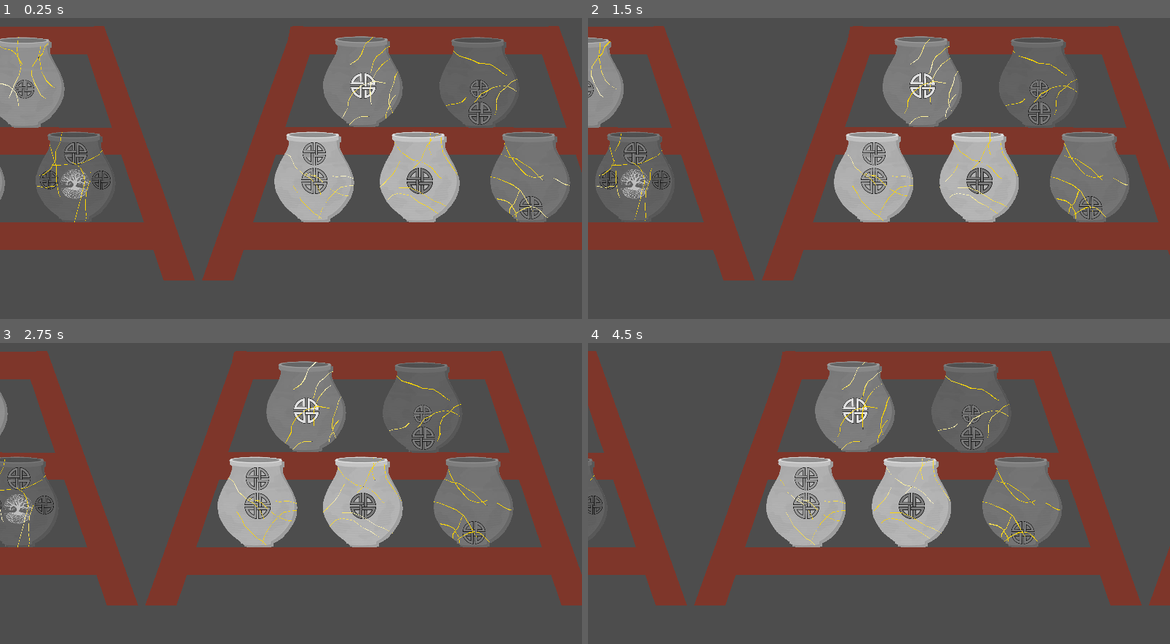
Above: before the commit, frames 1-4 (two rows, left to right).
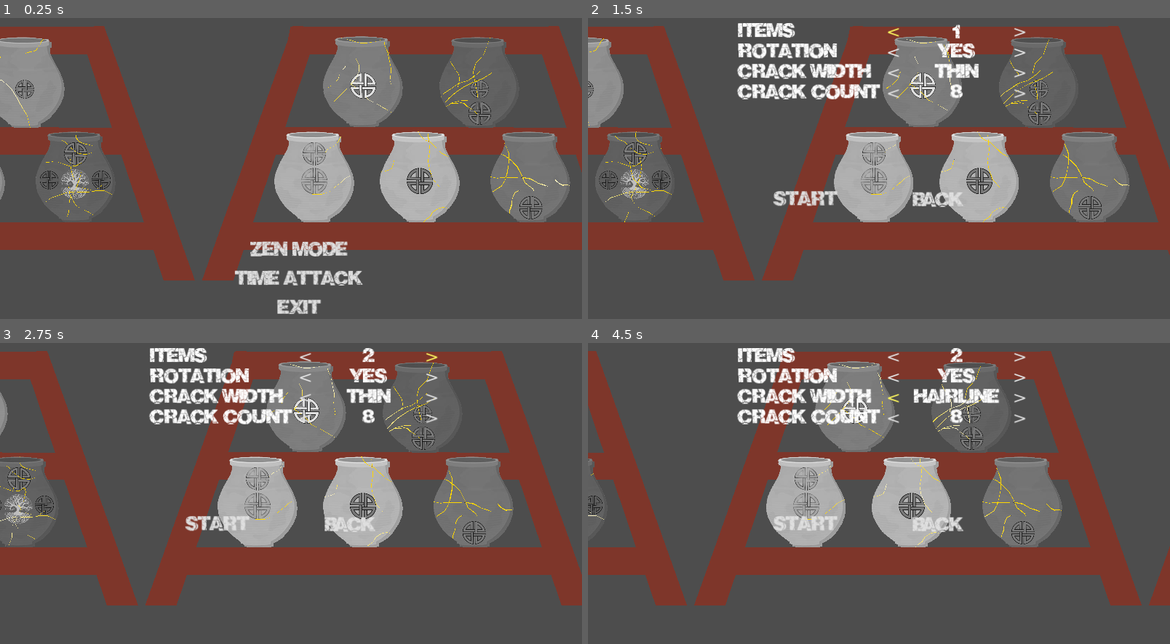
Above: after the commit, the same moments.

Repository: feyrkh/Exploratory
Game: Godot game, scene res://menu/TitleScreen.tscn
Same seed, same stepped clock (60 frames per second), same inputs: the game is played once before the commit and once after it.
Inputs (mouse positions are in pixels of both pictures, inside the frame that each line leads up to):
- Up to frame 1 (0.25 s): no input
- Up to frame 2 (1.5 s): click (884, 249) at 0.5 s, where only the run after the commit has a clickable "Zen Mode"; click (890, 30) at 1.25 s, where only the run after the commit has a clickable "<"
- Up to frame 3 (2.75 s): click (430, 355) at 2 s, where only the run after the commit has a clickable ">"
- Up to frame 4 (4.5 s): click (890, 376) at 2.75 s, where only the run after the commit has a clickable "<"; click (1018, 376) at 3.5 s, where only the run after the commit has a clickable ">"; click (890, 397) at 4.25 s, where only the run after the commit has a clickable "<"

The runs differ from the first frame. In frame 1, 3.1% of the frame differs, in the area x 0-98%, y 6-99%; in frame 2, 5.6%, in the area x 0-93%, y 1-68%; in frame 3, 5.3%; in frame 4, 5.3%.

Commit message:
Title screen and camera improvements

Diff:
--- a/menu/TitleScreen.gd
+++ b/menu/TitleScreen.gd
@@ -1,9 +1,45 @@
 extends Node2D
+
+const SETTINGS_PATH := "user://settings.cfg"
 
 var tables = []
 
+enum CrackWidth {HAIRLINE, THIN, MEDIUM, THICK}
+const crack_widths = {
+	CrackWidth.HAIRLINE: 0.05,
+	CrackWidth.THIN: 0.5,
+	CrackWidth.MEDIUM: 1.5,
+	CrackWidth.THICK: 3,
+}
+const crack_width_descs = {
+	CrackWidth.HAIRLINE: "hairline",
+	CrackWidth.THIN: "thin",
+	CrackWidth.MEDIUM: "medium",
+	CrackWidth.THICK: "thick",
+}
+
+const zen_min_settings = {
+	"crack_amount": 0
+}
+
+const time_attack_min_settings = {
+	"crack_amount": 5
+}
+
+var item_count := 1
+var rotation_enabled := true
+var crack_width := CrackWidth.THIN
+var crack_amount := 8
+
+var config_file := ConfigFile.new()
+var mode := "zen"
+
 # Called when the node enters the scene tree for the first time.
 func _ready():
+	find_child("MainMenu").visible = true
+	find_child("OptionsContainer").visible = false
+	load_config()
+	update_labels()
 	var offset = randi_range(0, 1000)
 	for i in range(5):
 		var new_table = load("res://menu/main/DemoTable.tscn").instantiate()
@@ -12,11 +48,101 @@
 		new_table.position = Vector2(i * 1000 - offset, 0)
 		tables.append(new_table)
 
+func _unhandled_key_input(event):
+	if event.is_action_pressed("ui_cancel") and find_child("OptionsContainer").visible:
+		_on_back_button_pressed()
 
-# Called every frame. 'delta' is the elapsed time since the previous frame.
+func load_config():
+	var err = config_file.load(SETTINGS_PATH)
+	item_count = config_file.get_value(mode, "item_count", 1)
+	rotation_enabled = config_file.get_value(mode, "rotation_enabled", true)
+	crack_width = config_file.get_value(mode, "crack_width", CrackWidth.THIN)
+	crack_amount = config_file.get_value(mode, "crack_amount", 8)
+
+func save_config():
+	config_file.set_value(mode, "item_count", item_count)
+	config_file.set_value(mode, "rotation_enabled", rotation_enabled)
+	config_file.set_value(mode, "crack_width", crack_width)
+	config_file.set_value(mode, "crack_amount", crack_amount)
+	config_file.save(SETTINGS_PATH)
+
 func _process(delta):
 	if tables[0].position.x < -1000:
 		tables[0].position = Vector2(tables[0].position.x + ((tables.size()) * 1000), 0)
 		#tables.append(new_table)
 		#tables[0].queue_free()
 		tables.append(tables.pop_front())
+
+func _on_exit_button_pressed():
+	get_tree().quit()
+
+func update_labels():
+	find_child("ItemCountAmount").text = str(item_count)
+	find_child("RotationAmount").text = "yes" if rotation_enabled else "no"
+	find_child("CrackWidthAmount").text = crack_width_descs.get(crack_width, "???")
+	find_child("CrackAmtAmount").text = str(crack_amount)
+
+func _on_item_count_decrease_pressed():
+	var amt = 1
+	if Input.is_key_pressed(KEY_SHIFT):
+		amt = 5
+	item_count = max(1, item_count-amt)
+	update_labels()
+
+func _on_item_count_increase_pressed():
+	var amt = 1
+	if Input.is_key_pressed(KEY_SHIFT):
+		amt = 5
+	item_count = min(10, item_count+amt)
+	update_labels()
+
+func _on_rotation_decrease_pressed():
+	rotation_enabled = !rotation_enabled
+	update_labels()
+
+func _on_crack_width_decrease_pressed():
+	crack_width = (crack_width - 1)
+	if crack_width < 0:
+		crack_width += CrackWidth.size()
+	update_labels()
+
+func _on_crack_width_increase_pressed():
+	crack_width = (crack_width + 1) % CrackWidth.size()
+	update_labels()
+
+func _on_crack_amt_decrease_pressed():
+	var min_allowed
+	match mode:
+		"zen": min_allowed = 0
+		"time": min_allowed = 5
+	var amt = 1
+	if Input.is_key_pressed(KEY_SHIFT):
+		amt = 5
+	crack_amount = max(min_allowed, crack_amount-amt)
+	update_labels()
+
+func _on_crack_amt_increase_pressed():
+	var amt = 1
+	if Input.is_key_pressed(KEY_SHIFT):
+		amt = 5
+	crack_amount = min(50, crack_amount+amt)
+	update_labels()
+
+func _on_back_button_pressed():
+	save_config()
+	find_child("OptionsContainer").visible = false
+	find_child("MainMenu").visible = true
+
+func _on_zen_button_pressed():
+	mode = "zen"
+	load_options_menu()
+
+func _on_time_button_pressed():
+	mode = "time"
+	load_options_menu()
+
+func load_options_menu():
+	load_config()
+	update_labels()
+	find_child("OptionsContainer").visible = true
+	find_child("MainMenu").visible = false
--- a/menu/TitleScreen.tscn
+++ b/menu/TitleScreen.tscn
@@ -1,6 +1,202 @@
-[gd_scene load_steps=2 format=3 uid="uid://cf3wlna5ki846"]
+[gd_scene load_steps=3 format=3 uid="uid://cf3wlna5ki846"]
 
 [ext_resource type="Script" path="res://menu/TitleScreen.gd" id="1_mpvbx"]
+[ext_resource type="Theme" uid="uid://p7fc7eiwupyw" path="res://theme/main_menu.tres" id="2_7feem"]
 
 [node name="TitleScreen" type="Node2D"]
 script = ExtResource("1_mpvbx")
+
+[node name="OptionsContainer" type="Control" parent="."]
+visible = false
+layout_mode = 3
+anchors_preset = 0
+offset_left = 512.0
+offset_top = 684.0
+offset_right = 800.0
+offset_bottom = 684.0
+
+[node name="OptionsGrid" type="GridContainer" parent="OptionsContainer"]
+offset_left = -182.0
+offset_top = -619.0
+offset_right = 453.0
+offset_bottom = -25.0
+columns = 4
+metadata/_edit_lock_ = true
+
+[node name="ItemCountLabel" type="Label" parent="OptionsContainer/OptionsGrid"]
+layout_mode = 2
+theme = ExtResource("2_7feem")
+text = "Items"
+metadata/_edit_lock_ = true
+
+[node name="ItemCountDecrease" type="Button" parent="OptionsContainer/OptionsGrid"]
+layout_mode = 2
+focus_mode = 0
+theme = ExtResource("2_7feem")
+text = "<"
+
+[node name="ItemCountAmount" type="Label" parent="OptionsContainer/OptionsGrid"]
+layout_mode = 2
+size_flags_horizontal = 3
+theme = ExtResource("2_7feem")
+text = "1"
+horizontal_alignment = 1
+metadata/_edit_lock_ = true
+
+[node name="ItemCountIncrease" type="Button" parent="OptionsContainer/OptionsGrid"]
+layout_mode = 2
+focus_mode = 0
+theme = ExtResource("2_7feem")
+text = ">"
+
+[node name="RotationLabel" type="Label" parent="OptionsContainer/OptionsGrid"]
+layout_mode = 2
+theme = ExtResource("2_7feem")
+text = "Rotation"
+metadata/_edit_lock_ = true
+
+[node name="RotationDecrease" type="Button" parent="OptionsContainer/OptionsGrid"]
+layout_mode = 2
+focus_mode = 0
+theme = ExtResource("2_7feem")
+text = "<"
+
+[node name="RotationAmount" type="Label" parent="OptionsContainer/OptionsGrid"]
+layout_mode = 2
+size_flags_horizontal = 3
+theme = ExtResource("2_7feem")
+text = "yes"
+horizontal_alignment = 1
+metadata/_edit_lock_ = true
+
+[node name="RotationIncrease" type="Button" parent="OptionsContainer/OptionsGrid"]
+layout_mode = 2
+focus_mode = 0
+theme = ExtResource("2_7feem")
+text = ">"
+
+[node name="CrackWidthLabel" type="Label" parent="OptionsContainer/OptionsGrid"]
+layout_mode = 2
+theme = ExtResource("2_7feem")
+text = "Crack Width "
+metadata/_edit_lock_ = true
+
+[node name="CrackWidthDecrease" type="Button" parent="OptionsContainer/OptionsGrid"]
+layout_mode = 2
+focus_mode = 0
+theme = ExtResource("2_7feem")
+text = "<"
+
+[node name="CrackWidthAmount" type="Label" parent="OptionsContainer/OptionsGrid"]
+layout_mode = 2
+size_flags_horizontal = 3
+theme = ExtResource("2_7feem")
+text = "Thin"
+horizontal_alignment = 1
+metadata/_edit_lock_ = true
+
+[node name="CrackWidthIncrease" type="Button" parent="OptionsContainer/OptionsGrid"]
+layout_mode = 2
+focus_mode = 0
+theme = ExtResource("2_7feem")
+text = ">"
+
+[node name="CrackAmtLabel" type="Label" parent="OptionsContainer/OptionsGrid"]
+layout_mode = 2
+theme = ExtResource("2_7feem")
+text = "Crack Count "
+metadata/_edit_lock_ = true
+
+[node name="CrackAmtDecrease" type="Button" parent="OptionsContainer/OptionsGrid"]
+layout_mode = 2
+focus_mode = 0
+theme = ExtResource("2_7feem")
+text = "<"
+
+[node name="CrackAmtAmount" type="Label" parent="OptionsContainer/OptionsGrid"]
+layout_mode = 2
+size_flags_horizontal = 3
+theme = ExtResource("2_7feem")
+text = "6"
+horizontal_alignment = 1
+metadata/_edit_lock_ = true
+
+[node name="CrackAmtIncrease" type="Button" parent="OptionsContainer/OptionsGrid"]
+layout_mode = 2
+focus_mode = 0
+theme = ExtResource("2_7feem")
+text = ">"
+
+[node name="StartButton" type="Button" parent="OptionsContainer"]
+layout_mode = 2
+offset_left = -104.0
+offset_top = -249.0
+offset_right = 36.0
+offset_bottom = -210.0
+focus_mode = 0
+theme = ExtResource("2_7feem")
+text = "Start"
+alignment = 0
+
+[node name="BackButton" type="Button" parent="OptionsContainer"]
+layout_mode = 2
+offset_left = 202.0
+offset_top = -247.0
+offset_right = 344.0
+offset_bottom = -208.0
+focus_mode = 0
+theme = ExtResource("2_7feem")
+text = "Back"
+alignment = 0
+
+[node name="MainMenu" type="VBoxContainer" parent="."]
+offset_left = 514.0
+offset_top = 538.0
+offset_right = 802.0
+offset_bottom = 726.0
+
+[node name="ZenButton" type="Button" parent="MainMenu"]
+custom_minimum_size = Vector2(0, 60)
+layout_mode = 2
+focus_mode = 0
+theme = ExtResource("2_7feem")
+text = "Zen Mode"
+metadata/_edit_lock_ = true
+
+[node name="TimeButton" type="Button" parent="MainMenu"]
+custom_minimum_size = Vector2(0, 60)
+layout_mode = 2
+focus_mode = 0
+theme = ExtResource("2_7feem")
+text = "Time Attack"
+metadata/_edit_lock_ = true
+
+[node name="OptionsButton" type="Button" parent="MainMenu"]
+visible = false
+layout_mode = 2
+focus_mode = 0
+theme = ExtResource("2_7feem")
+text = "Options"
+metadata/_edit_lock_ = true
+
+[node name="ExitButton" type="Button" parent="MainMenu"]
+custom_minimum_size = Vector2(0, 60)
+layout_mode = 2
+focus_mode = 0
+theme = ExtResource("2_7feem")
+text = "Exit"
+metadata/_edit_lock_ = true
+
+[connection signal="pressed" from="OptionsContainer/OptionsGrid/ItemCountDecrease" to="." method="_on_item_count_decrease_pressed"]
+[connection signal="pressed" from="OptionsContainer/OptionsGrid/ItemCountIncrease" to="." method="_on_item_count_increase_pressed"]
+[connection signal="pressed" from="OptionsContainer/OptionsGrid/RotationDecrease" to="." method="_on_rotation_decrease_pressed"]
+[connection signal="pressed" from="OptionsContainer/OptionsGrid/RotationIncrease" to="." method="_on_rotation_decrease_pressed"]
+[connection signal="pressed" from="OptionsContainer/OptionsGrid/CrackWidthDecrease" to="." method="_on_crack_width_decrease_pressed"]
+[connection signal="pressed" from="OptionsContainer/OptionsGrid/CrackWidthIncrease" to="." method="_on_crack_width_increase_pressed"]
+[connection signal="pressed" from="OptionsContainer/OptionsGrid/CrackAmtDecrease" to="." method="_on_crack_amt_decrease_pressed"]
+[connection signal="pressed" from="OptionsContainer/OptionsGrid/CrackAmtIncrease" to="." method="_on_crack_amt_increase_pressed"]
+[connection signal="pressed" from="OptionsContainer/StartButton" to="." method="_on_back_button_pressed"]
+[connection signal="pressed" from="OptionsContainer/BackButton" to="." method="_on_back_button_pressed"]
+[connection signal="pressed" from="MainMenu/ZenButton" to="." method="_on_zen_button_pressed"]
+[connection signal="pressed" from="MainMenu/TimeButton" to="." method="_on_time_button_pressed"]
+[connection signal="pressed" from="MainMenu/ExitButton" to="." method="_on_exit_button_pressed"]
--- a/menu/main/DemoTable.gd
+++ b/menu/main/DemoTable.gd
@@ -5,22 +5,21 @@
 
 func _ready():
 	var noise:FastNoiseLite = null
-	if randf() < 0.3:
-		noise = FastNoiseLite.new()
-		noise.noise_type = FastNoiseLite.TYPE_PERLIN
-		noise.frequency = 0.1
-		noise.fractal_lacunarity = 2
-		noise.fractal_gain = 0.5
-		noise.fractal_octaves = 8
-		noise.fractal_type = FastNoiseLite.FRACTAL_FBM
-		noise.seed = randf()
+	noise = FastNoiseLite.new()
+	noise.noise_type = FastNoiseLite.TYPE_PERLIN
+	noise.frequency = 0.1
+	noise.fractal_lacunarity = 2
+	noise.fractal_gain = 0.5
+	noise.fractal_octaves = 8
+	noise.fractal_type = FastNoiseLite.FRACTAL_FBM
+	noise.seed = randf()
 	var tree_to_use
 	var num_items = randi_range(2, 5)
 	num_items=5
 	var start_slot = randi_range(0, 4)
 	var prime = primes.pick_random()
 	for i in range(num_items):
-		var item := await ItemBuilder.build_random_item(null, should_load_slowly, noise, randf_range(0.1, 1.0))
+		var item := await ItemBuilder.build_random_item(null, should_load_slowly, noise if randf() < 0.3 else null, randf_range(0.1, 1.0))
 		item.is_display = true
 		item.scale = (Vector2(0.5, 0.5))
 		var slot = find_child("Slot"+str(start_slot))
--- a/pottery/CleaningTable.gd
+++ b/pottery/CleaningTable.gd
@@ -1,8 +1,10 @@
 extends Node2D
-const CAMERA_MOVE_SPEED := 10
+const CAMERA_MOVE_SPEED := 25
 const ZOOM_INCREMENT := Vector2(0.1, 0.1)
 @onready var camera:Camera2D = find_child("Camera2D")
 @onready var cursor_area:CursorArea = find_child("CursorArea")
+@export var camera_top_left_limit:Vector2 = Vector2(-100, -100)
+@export var camera_bot_right_limit:Vector2 = Vector2(4500, 3300)
 var collision_temp_disabled = false
 
 # Called when the node enters the scene tree for the first time.
@@ -54,7 +56,41 @@
 func _process(_delta):
 	var movement = Input.get_vector("left", "right", "up", "down")
 	if movement != Vector2.ZERO:
+		var view_rect = camera.get_viewport_rect()
+		view_rect.position += camera.get_screen_center_position()
+		view_rect.size /= camera.zoom.x
+		var camera_top_left = view_rect.position - view_rect.size / 2
+		var camera_bot_right = view_rect.position + view_rect.size / 2
+		if movement.x < 0 and camera_top_left.x < camera_top_left_limit.x:
+			movement.x = 0
+		if movement.x > 0 and camera_bot_right.x > camera_bot_right_limit.x:
+			movement.x = 0
+		if movement.y < 0 and camera_top_left.y < camera_top_left_limit.y:
+			movement.y = 0
+		if movement.y > 0 and camera_bot_right.y > camera_bot_right_limit.y:
+			movement.y = 0
+
 		camera.position += movement * CAMERA_MOVE_SPEED / camera.zoom.x
+		adjust_camera_limits()
+
+func adjust_camera_limits():
+		var view_rect = camera.get_viewport_rect()
+		view_rect.position += camera.get_target_position()
+		view_rect.size /= camera.zoom.x
+		var camera_top_left = view_rect.position - view_rect.size / 2
+		var camera_bot_right = view_rect.position + view_rect.size / 2
+		if camera_top_left.x <= camera_top_left_limit.x and camera_bot_right.x >= camera_bot_right_limit.x:
+			camera.position.x = (camera_top_left_limit.x + camera_bot_right_limit.x) / 2
+		elif camera_top_left.x < camera_top_left_limit.x:
+			camera.position.x = camera_top_left_limit.x + view_rect.size.x / 2
+		elif camera_bot_right.x > camera_bot_right_limit.x:
+			camera.position.x = camera_bot_right_limit.x - view_rect.size.x / 2
+		if camera_top_left.y <= camera_top_left_limit.y and camera_bot_right.y >= camera_bot_right_limit.y:
+			camera.position.y = (camera_top_left_limit.y + camera_bot_right_limit.y) / 2
+		elif camera_top_left.y < camera_top_left_limit.y:
+			camera.position.y = camera_top_left_limit.y + view_rect.size.y / 2
+		elif camera_bot_right.y > camera_bot_right_limit.y:
+			camera.position.y = camera_bot_right_limit.y - view_rect.size.y / 2
 
 func _unhandled_input(event):
 	if event.is_action_pressed("change_click_mode"):
@@ -85,18 +121,25 @@
 			pieces[0].build_glue_polygons(get_global_mouse_position(), cursor_area.find_child("CollisionShape2D").shape.radius)
 
 func handle_camera_input(event):
-	if event.is_action("zoom_in"):
-		camera.zoom += ZOOM_INCREMENT
-		if camera.zoom.x > 4.0:
-			camera.zoom = Vector2(4, 4)
-		Global.camera_zoom_changed.emit(camera.zoom.x)
-		get_viewport().set_input_as_handled()
-	elif event.is_action("zoom_out"):
-		camera.zoom -= ZOOM_INCREMENT
-		if camera.zoom.x < 0.2:
-			camera.zoom = Vector2(0.2, 0.2)
-		Global.camera_zoom_changed.emit(camera.zoom.x)
-		get_viewport().set_input_as_handled()
+	if event is InputEventMouseButton:
+		if event.is_action_pressed("zoom_in"):
+			if camera.zoom.x >= 2:
+				camera.zoom += ZOOM_INCREMENT * 2
+			camera.zoom += ZOOM_INCREMENT
+			if camera.zoom.x > 4.0:
+				camera.zoom = Vector2(4, 4)
+			Global.camera_zoom_changed.emit(camera.zoom.x)
+			adjust_camera_limits()
+			get_viewport().set_input_as_handled()
+		elif event.is_action_pressed("zoom_out"):
+			if camera.zoom.x > 2:
+				camera.zoom -= ZOOM_INCREMENT * 2
+			camera.zoom -= ZOOM_INCREMENT
+			if camera.zoom.x < 0.3:
+				camera.zoom = Vector2(0.3, 0.3)
+			Global.camera_zoom_changed.emit(camera.zoom.x)
+			adjust_camera_limits()
+			get_viewport().set_input_as_handled()
 
 func handle_move_input(event):
 	if Global.collide == true and event.is_action_pressed("disable_collision"):
@@ -155,9 +198,9 @@
 func _on_shuffle_button_pressed():
 	var pieces = find_child("Pieces").get_children()
 	pieces.shuffle()
-	var cur_min_x = 150
-	var cur_min_y = 100
-	var max_x = get_viewport_rect().size.x
+	var cur_min_x = 350
+	var cur_min_y = 300
+	var max_x = 3700
 	var cur_row_height = 0
 	for piece:ArcheologyItem in pieces:
 		var orig_rotation = piece.global_rotation
--- a/pottery/CleaningTable.tscn
+++ b/pottery/CleaningTable.tscn
@@ -1,13 +1,28 @@
-[gd_scene load_steps=4 format=3 uid="uid://dsqjk8ggv547x"]
+[gd_scene load_steps=6 format=3 uid="uid://dsqjk8ggv547x"]
 
 [ext_resource type="Script" path="res://pottery/CleaningTable.gd" id="1_avayf"]
 [ext_resource type="Script" path="res://pottery/CursorArea.gd" id="2_018s2"]
+[ext_resource type="Texture2D" uid="uid://cc8pmk1km76fw" path="res://art/desktop.jpg" id="3_g5nv7"]
 
 [sub_resource type="CircleShape2D" id="CircleShape2D_tahv2"]
 radius = 15.0
 
+[sub_resource type="RectangleShape2D" id="RectangleShape2D_wqvk2"]
+size = Vector2(3272, 9187)
+
 [node name="CleaningTable" type="Node2D"]
 script = ExtResource("1_avayf")
+camera_top_left_limit = Vector2(-400, -250)
+metadata/_edit_vertical_guides_ = [4383.0, 352.0, -362.0, 3700.0]
+metadata/_edit_horizontal_guides_ = [-294.0, 3199.0]
+
+[node name="TextureRect" type="TextureRect" parent="."]
+z_index = -4096
+offset_left = -353.0
+offset_top = -109.0
+offset_right = 4380.0
+offset_bottom = 3198.0
+texture = ExtResource("3_g5nv7")
 
 [node name="Camera2D" type="Camera2D" parent="."]
 position = Vector2(578, 328)
@@ -113,6 +128,26 @@
 [node name="CollisionShape2D" type="CollisionShape2D" parent="CursorArea"]
 shape = SubResource("CircleShape2D_tahv2")
 
+[node name="StaticBody2D" type="StaticBody2D" parent="."]
+
+[node name="CollisionShape2D" type="CollisionShape2D" parent="StaticBody2D"]
+position = Vector2(-2007, 1513)
+shape = SubResource("RectangleShape2D_wqvk2")
+
+[node name="CollisionShape2D2" type="CollisionShape2D" parent="StaticBody2D"]
+position = Vector2(6021, 1425)
+shape = SubResource("RectangleShape2D_wqvk2")
+
+[node name="CollisionShape2D3" type="CollisionShape2D" parent="StaticBody2D"]
+position = Vector2(2040, -1737)
+rotation = 1.5708
+shape = SubResource("RectangleShape2D_wqvk2")
+
+[node name="CollisionShape2D4" type="CollisionShape2D" parent="StaticBody2D"]
+position = Vector2(1913, 4837)
+rotation = 1.5708
+shape = SubResource("RectangleShape2D_wqvk2")
+
 [connection signal="pressed" from="CanvasLayer/PanelContainer/HBoxContainer/ClickModeButton" to="." method="_on_click_mode_pressed"]
 [connection signal="pressed" from="CanvasLayer/PanelContainer/HBoxContainer/AddNewButton" to="." method="_on_add_new_button_pressed"]
 [connection signal="pressed" from="CanvasLayer/PanelContainer/HBoxContainer/DeleteAllButton" to="." method="_on_delete_all_button_pressed"]
--- /dev/null
+++ b/theme/main_menu.tres
@@ -0,0 +1,18 @@
+[gd_resource type="Theme" load_steps=3 format=3 uid="uid://p7fc7eiwupyw"]
+
+[ext_resource type="FontFile" uid="uid://31qwtk37jy7j" path="res://theme/Crackvetica.ttf" id="1_jenaa"]
+[ext_resource type="StyleBox" uid="uid://cvj8odrh2o2ir" path="res://theme/style_box_invisible.tres" id="2_m3p8u"]
+
+[resource]
+Button/colors/font_hover_color = Color(0.968627, 0.945098, 0.360784, 1)
+Button/colors/font_hover_pressed_color = Color(0.769531, 0.750838, 0.286627, 1)
+Button/font_sizes/font_size = 37
+Button/fonts/font = ExtResource("1_jenaa")
+Button/styles/disabled = ExtResource("2_m3p8u")
+Button/styles/focus = ExtResource("2_m3p8u")
+Button/styles/hover = ExtResource("2_m3p8u")
+Button/styles/normal = ExtResource("2_m3p8u")
+Button/styles/pressed = ExtResource("2_m3p8u")
+Label/font_sizes/font_size = 37
+Label/fonts/font = ExtResource("1_jenaa")
+Label/styles/normal = ExtResource("2_m3p8u")
--- /dev/null
+++ b/theme/style_box_invisible.tres
@@ -0,0 +1,3 @@
+[gd_resource type="StyleBoxEmpty" format=3 uid="uid://cvj8odrh2o2ir"]
+
+[resource]
Binary file added: art/desktop.jpg
Not shown, added: art/desktop.jpg.import
Binary file added: theme/Crackvetica.ttf
Not shown, added: theme/Crackvetica.ttf.import
